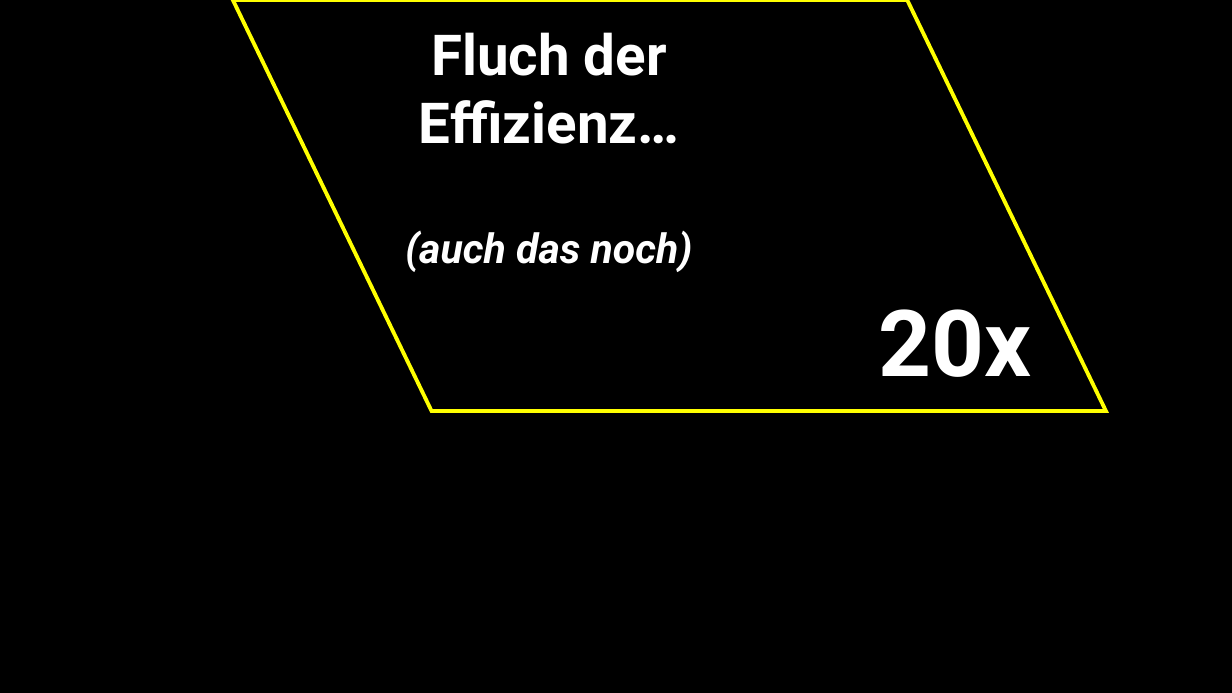
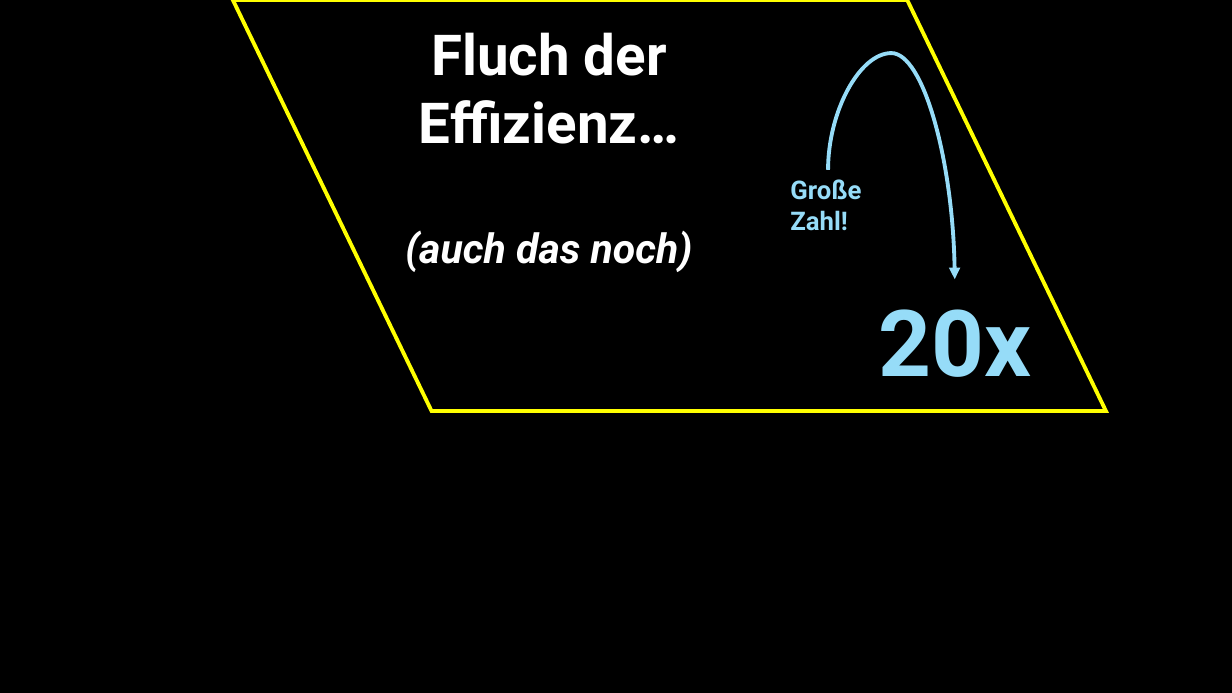
Before and after one commit to jkruppa/teaching, a slide deck: slide 8 of talks/202510_roulette/Kruppa_Scheetz.pptx. Drawn at 1232x693 pixels with LibreOffice and Linux fonts; fonts in the diff are those of the drawing. Boxes give left, top, right and bottom in pixels: in the first picture for what was removed or moved away, otherwise in the second. Text is boxed around its words. In the diff, an @@ line names an element or a change of style, - is before the commit and + after.

```diff
--- a/talks/202510_roulette/Kruppa_Scheetz.pptx
+++ b/talks/202510_roulette/Kruppa_Scheetz.pptx
@@ curved arrow added from (828, 170) to (955, 279), #96DCF8 3 pt @@
@@ text added at bbox=[790, 179, 861, 231], 20 pt, text #96DCF8, bold @@
+Große Zahl!
@@ text "20x" at bbox=[878, 309, 1031, 377]: text colour #FFFFFF to #96DCF8 @@
```
Also in this commit, not shown: 5 other slides changed.
